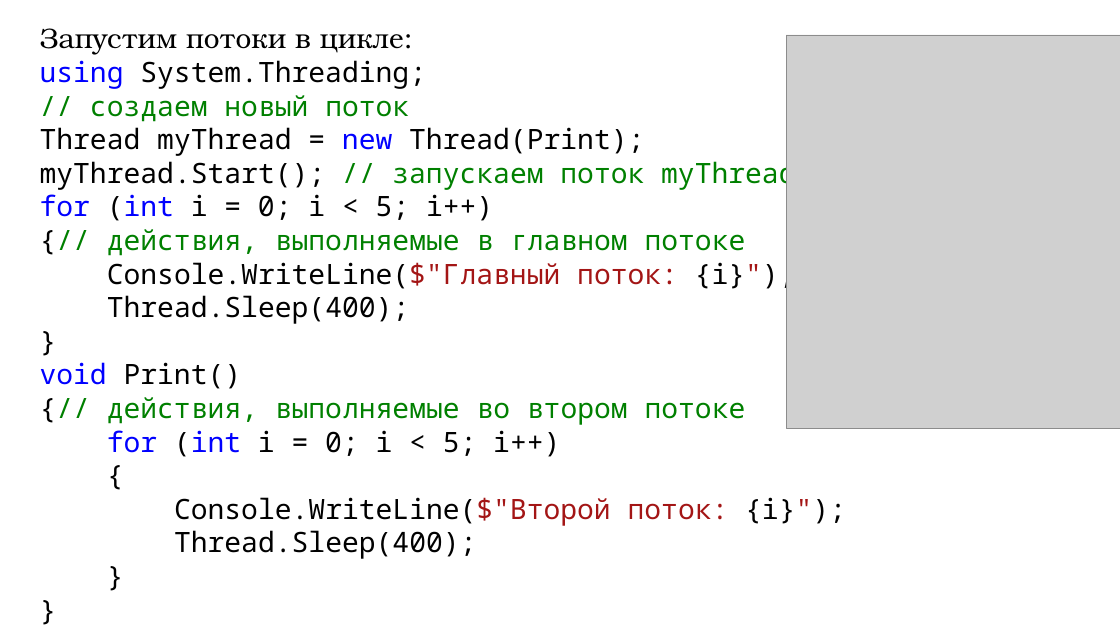
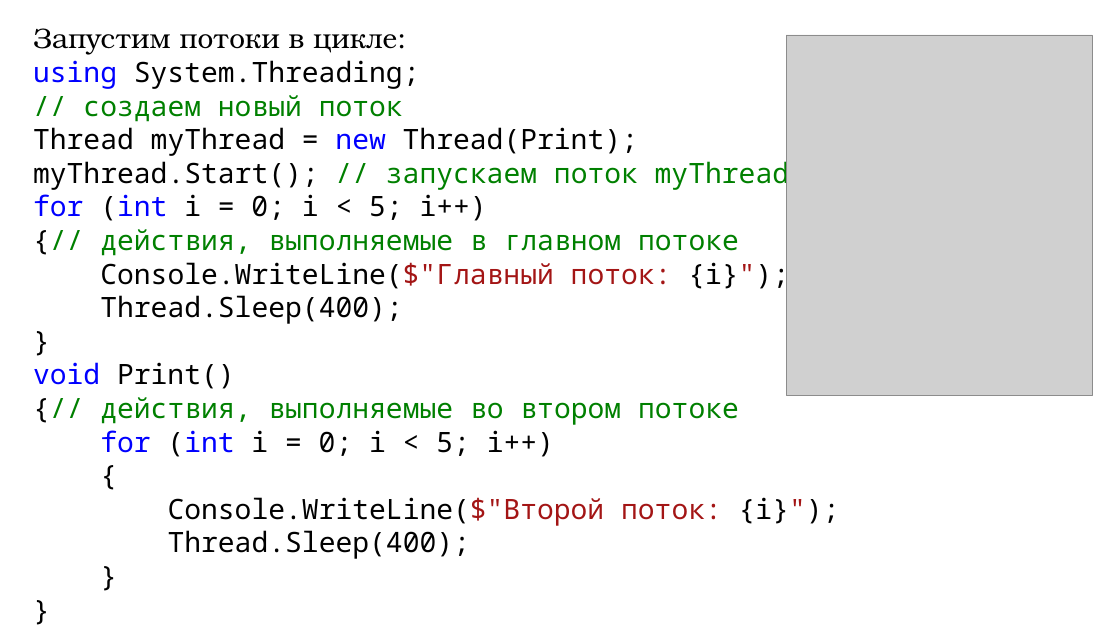
Before and after one commit to DaniilKlyukin/OOP-4, a slide deck: slide 12 of Лекции/ООП 1 лек 4.pptx. Drawn at 1120x630 pixels with LibreOffice and Linux fonts; fonts in the diff are those of the drawing; grey boxes stand for pictures. Boxes give left, top, right and bottom in pixels: in the first picture for what was removed or moved away, otherwise in the second. Text is boxed around its words. In the diff, an @@ line names an element or a change of style, - is before the commit and + after.

```diff
--- a/Лекции/ООП 1 лек 4.pptx
+++ b/Лекции/ООП 1 лек 4.pptx
@@ text "Запустим потоки в цикле:": place and size @@
-text "Запустим потоки в цикле:" at [40,28,846,559]
+text "Запустим потоки в цикле:" at [33,28,840,559]
@@ picture: place and size @@
-picture at [786,35,1120,429]
+picture at [786,35,1092,396]
```
Also in this commit, not shown: 37 other slides changed.
